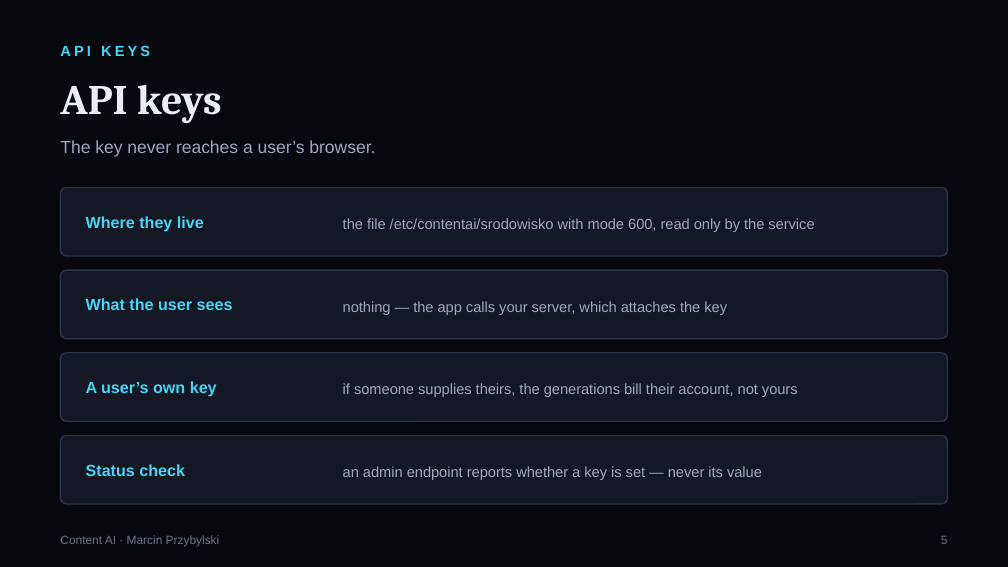
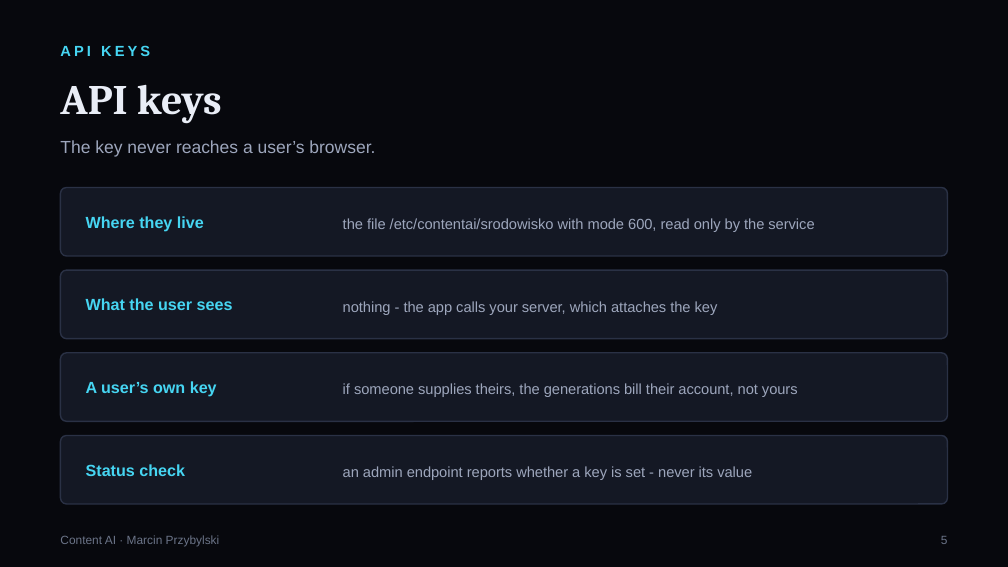
Before and after one commit to Marcin1000/ContentAI, a slide deck: slide 6 of prezentacje/EN/ContentAI_Security_EN.pptx. Drawn at 1008x567 pixels with LibreOffice and Linux fonts; fonts in the diff are those of the drawing. Boxes give left, top, right and bottom in pixels: in the first picture for what was removed or moved away, otherwise in the second. Text is boxed around its words. In the diff, an @@ line names an element or a change of style, - is before the commit and + after.

```diff
--- a/prezentacje/EN/ContentAI_Security_EN.pptx
+++ b/prezentacje/EN/ContentAI_Security_EN.pptx
@@ text at (343, 301, 718, 315): text changed @@
-nothing — the app calls your server, which attaches the key
+nothing - the app calls your server, which attaches the key
@@ text at (343, 466, 752, 480): text changed @@
-an admin endpoint reports whether a key is set — never its value
+an admin endpoint reports whether a key is set - never its value
```
Also in this commit, not shown: 7 other slides changed, 17 other files.
